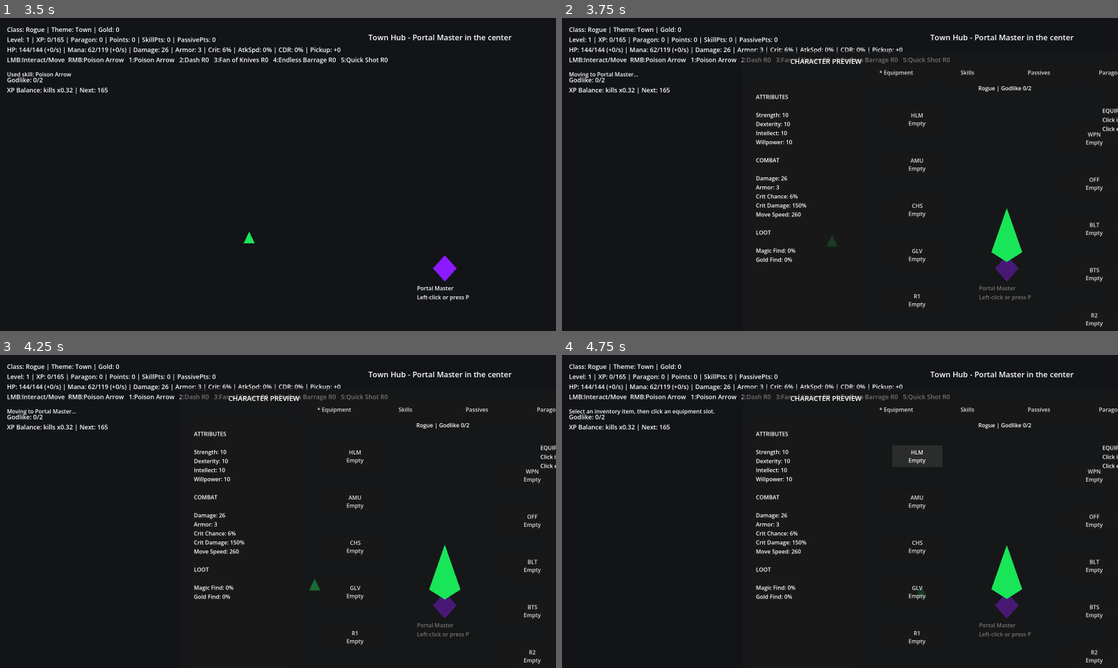
Above: before the commit, frames 1-4 (two rows, left to right).
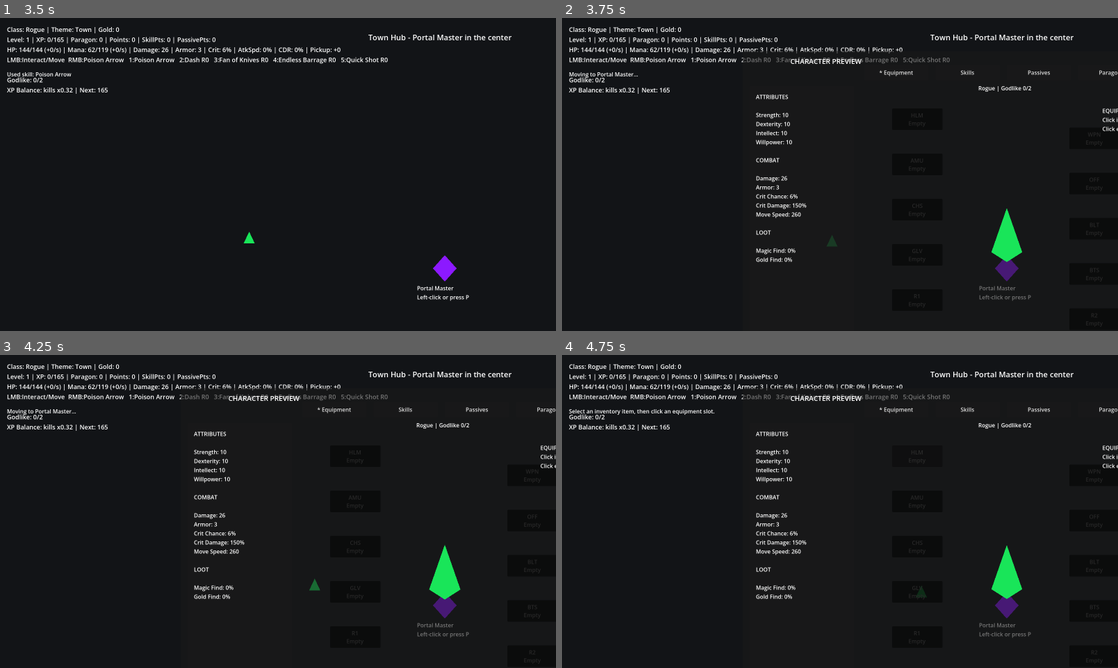
Above: after the commit, the same moments.

Repository: timjohan93-cyber/Eternal-Realms
Game: Godot game, scene res://scenes/Main.tscn
The game is run twice, just before and just after one commit, with the same random seed, the same clock (stepped at 60 frames per second) and the same inputs.
Inputs (mouse positions are in pixels of both pictures, inside the frame that each line leads up to):
- Up to frame 1 (3.5 s): tap P at 0.5, 0.6, 1.25, 2, 2.75 s; move the mouse to (400, 158) at 0.52 s; hold D 0.53-1.28 s; click (400, 158) at 0.67 s; move the mouse to (166, 190) at 1.27 s; hold S 1.28-2.03 s; tap T at 1.35 s; move the mouse to (333, 105) at 2.02 s; hold D 2.03-2.78 s; tap C at 2.1 s; move the mouse to (250, 237) at 2.77 s; hold W from 2.78 s (still down); tap I at 2.85 s; click (250, 237) at 2.92 s
- Up to frame 2 (3.75 s): tap P at 3.5 s; move the mouse to (1006, 221) at 3.52 s; release W at 3.53 s; hold A from 3.53 s (still down); tap K at 3.6 s
- Up to frame 3 (4.25 s): keep holding A
- Up to frame 4 (4.75 s): release A at 4.25 s; click "HLM Empty" at 4.25 s

Frame 1 is identical in both runs. In frame 2, 0.5% of the frame differs, in the area x 62-98%, y 30-99%; in frame 3, 0.5%; in frame 4, 1.1%, in the area x 59-98%, y 28-99%.

Commit message:
Use V7.7D loot visuals script

Diff:
--- a/scenes/Main.tscn
+++ b/scenes/Main.tscn
@@ -1,6 +1,6 @@
 [gd_scene load_steps=2 format=3]
 
-[ext_resource type="Script" path="res://scripts/MainV77C.gd" id="1"]
+[ext_resource type="Script" path="res://scripts/MainV77D.gd" id="1"]
 
 [node name="Main" type="Node2D"]
 script = ExtResource("1")
